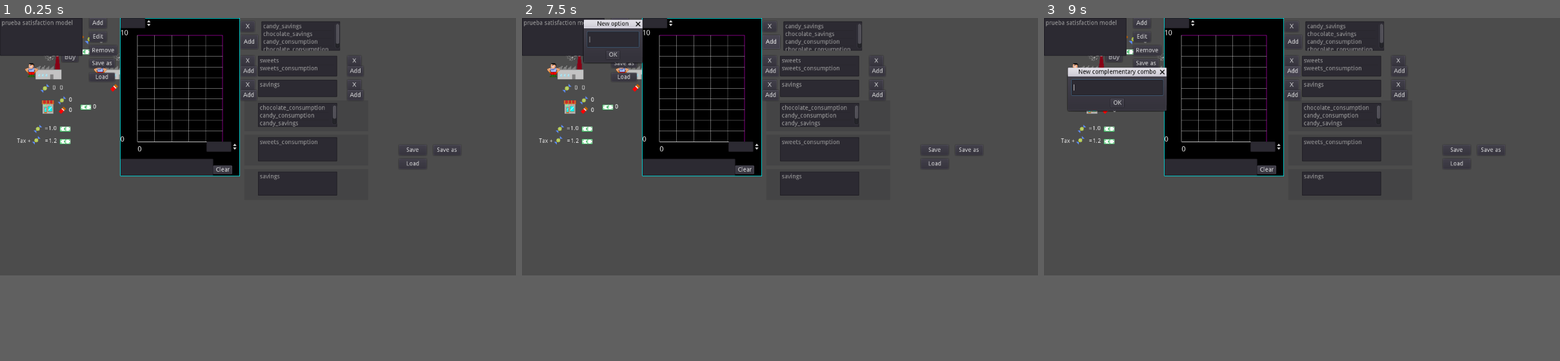
Above: before the commit, frames 1-3 (left to right).
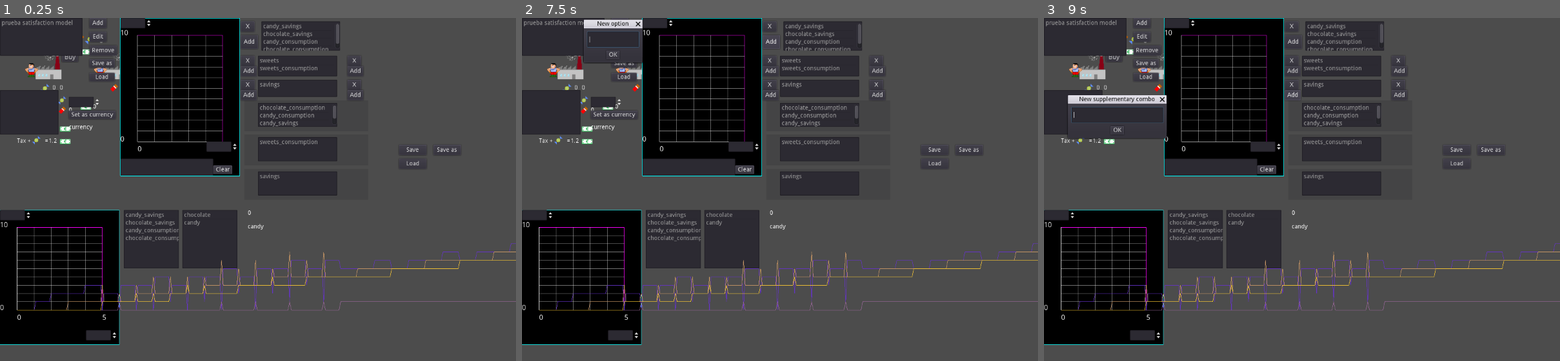
Above: after the commit, the same moments.

Repository: carlostgit/Fiat2
Game: Godot game, scene res://Fiat.tscn
The game is run twice, just before and just after one commit, with the same random seed, the same clock (stepped at 60 frames per second) and the same inputs.
Inputs (mouse positions are in pixels of both pictures, inside the frame that each line leads up to):
- Up to frame 1 (0.25 s): no input
- Up to frame 2 (7.5 s): click "Edit" at 0.5 s; click (614, 90) at 1.25 s, where only the run after the commit has a clickable "Set as currency"; click "Produce" at 2 s; click "Create money" at 2.75 s; click "Send products to market" at 3.5 s; click "Send money to market" at 4.25 s; click "Calculate prices" at 5 s; click "Buy" at 5.75 s; click "Buy" at 6.5 s; click "Add" at 7.25 s
- Up to frame 3 (9 s): click "OK" at 8 s; click "Add" at 8.75 s
In our replay, the window is 800x400 before the commit and 800x533 after it. These sizes can differ from the game's own. Grey fills any space a smaller window leaves; there, only what the larger window draws over its background counts as a difference.

The runs differ from the first frame. In frame 1, 15% of the frame differs, in the area x 0-100%, y 21-96%; in frame 2, 15%; in frame 3, 17%, in the area x 0-100%, y 14-96%.

Commit message:
Sigo avanzando en PriceCalculationTesterScene

Diff:
--- a/PriceCalculation/PriceCalculationTesterScene.gd
+++ b/PriceCalculation/PriceCalculationTesterScene.gd
@@ -22,6 +22,7 @@
 	var satisfaction_calculator:SatisfactionCalculator = create_default_satisfaction_model()
 	name_satisf_calc_dic["prueba satisfaction model"] = satisfaction_calculator
 	$SatisfactionModelEditor.set_satisfaction_calculator_ref(satisfaction_calculator)
+	$TradeTesterScene.set_satisfaction_calculator_ref(satisfaction_calculator)
 	update_item_list()
 
 # Called every frame. 'delta' is the elapsed time since the previous frame.
--- a/PriceCalculation/PriceCalculationTesterScene.tscn
+++ b/PriceCalculation/PriceCalculationTesterScene.tscn
@@ -1,8 +1,11 @@
-[gd_scene load_steps=4 format=2]
+[gd_scene load_steps=7 format=2]
 
 [ext_resource path="res://PriceCalculation/PriceCalculationTesterScene.gd" type="Script" id=1]
 [ext_resource path="res://PriceCalculation/SatisfactionModelEditor.tscn" type="PackedScene" id=2]
 [ext_resource path="res://PriceCalculation/AddAcceptDialog.gd" type="Script" id=3]
+[ext_resource path="res://Plotter/Plotter.tscn" type="PackedScene" id=4]
+[ext_resource path="res://PriceCalculation/TradeTesterScene.gd" type="Script" id=5]
+[ext_resource path="res://PriceCalculation/PricesEditor.gd" type="Script" id=6]
 
 [node name="Control" type="Control"]
 anchor_right = 1.0
@@ -100,6 +103,101 @@
 filters = PoolStringArray( "*.col" )
 current_dir = "user://"
 current_path = "user://"
+
+[node name="TradeTesterScene" type="Control" parent="."]
+margin_top = 448.0
+margin_right = 40.0
+margin_bottom = 488.0
+script = ExtResource( 5 )
+__meta__ = {
+"_edit_use_anchors_": false
+}
+
+[node name="PriceLabel" type="Label" parent="TradeTesterScene"]
+margin_left = 576.0
+margin_right = 616.0
+margin_bottom = 16.0
+text = "0"
+__meta__ = {
+"_edit_use_anchors_": false
+}
+
+[node name="CurrencyLabel" type="Label" parent="TradeTesterScene"]
+margin_left = 576.0
+margin_top = 32.0
+margin_right = 680.0
+margin_bottom = 48.0
+text = "currency"
+__meta__ = {
+"_edit_use_anchors_": false
+}
+
+[node name="ProductsItemList" type="ItemList" parent="TradeTesterScene"]
+margin_left = 424.0
+margin_right = 552.0
+margin_bottom = 136.0
+__meta__ = {
+"_edit_use_anchors_": false
+}
+
+[node name="OptionsItemList" type="ItemList" parent="TradeTesterScene"]
+margin_left = 288.0
+margin_right = 416.0
+margin_bottom = 136.0
+__meta__ = {
+"_edit_use_anchors_": false
+}
+
+[node name="Plotter" parent="TradeTesterScene" instance=ExtResource( 4 )]
+
+[node name="XMaxSpinBox" type="SpinBox" parent="TradeTesterScene/Plotter"]
+margin_left = 200.0
+margin_top = 280.0
+margin_right = 274.0
+margin_bottom = 304.0
+min_value = 5.0
+value = 5.0
+
+[node name="YMaxSpinBox" type="SpinBox" parent="TradeTesterScene/Plotter"]
+margin_right = 74.0
+margin_bottom = 24.0
+min_value = 5.0
+value = 5.0
+
+[node name="PricesEditor" type="Control" parent="."]
+margin_left = 8.0
+margin_top = 168.0
+margin_right = 304.0
+margin_bottom = 296.0
+script = ExtResource( 6 )
+__meta__ = {
+"_edit_use_anchors_": false
+}
+
+[node name="ProductItemList" type="ItemList" parent="PricesEditor"]
+margin_left = -8.0
+margin_right = 128.0
+margin_bottom = 104.0
+
+[node name="PriceSpinBox" type="SpinBox" parent="PricesEditor"]
+margin_left = 152.0
+margin_top = 16.0
+margin_right = 226.0
+margin_bottom = 40.0
+
+[node name="SetCurrencyButton" type="Button" parent="PricesEditor"]
+margin_left = 152.0
+margin_top = 48.0
+margin_right = 261.0
+margin_bottom = 68.0
+text = "Set as currency"
+
+[node name="CurrencyLabel" type="Label" parent="PricesEditor"]
+margin_left = 152.0
+margin_top = 80.0
+margin_right = 192.0
+margin_bottom = 94.0
+text = "currency"
 [connection signal="pressed" from="AddButton" to="." method="_on_AddButton_pressed"]
 [connection signal="pressed" from="EditButton" to="." method="_on_EditButton_pressed"]
 [connection signal="pressed" from="RemoveButton" to="." method="_on_RemoveButton_pressed"]
@@ -110,3 +208,6 @@
 [connection signal="pressed" from="LoadButton" to="." method="_on_LoadButton_pressed"]
 [connection signal="file_selected" from="SaveAsFileDialog" to="." method="_on_SaveAsFileDialog_file_selected"]
 [connection signal="file_selected" from="LoadFileDialog" to="." method="_on_LoadFileDialog_file_selected"]
+[connection signal="item_selected" from="TradeTesterScene/OptionsItemList" to="TradeTesterScene" method="_on_OptionsItemList_item_selected"]
+[connection signal="value_changed" from="TradeTesterScene/Plotter/XMaxSpinBox" to="TradeTesterScene" method="_on_XMaxSpinBox_value_changed"]
+[connection signal="value_changed" from="TradeTesterScene/Plotter/YMaxSpinBox" to="TradeTesterScene" method="_on_YMaxSpinBox_value_changed"]
--- /dev/null
+++ b/PriceCalculation/PricesEditor.gd
@@ -0,0 +1,16 @@
+extends Control
+
+
+# Declare member variables here. Examples:
+# var a = 2
+# var b = "text"
+
+
+# Called when the node enters the scene tree for the first time.
+func _ready():
+	pass # Replace with function body.
+
+
+# Called every frame. 'delta' is the elapsed time since the previous frame.
+#func _process(delta):
+#	pass
--- a/PriceCalculation/SatisfactionModelEditor.tscn
+++ b/PriceCalculation/SatisfactionModelEditor.tscn
@@ -288,6 +288,9 @@
 min_value = 5.0
 max_value = 200.0
 value = 5.0
+__meta__ = {
+"_edit_use_anchors_": false
+}
 
 [node name="YMaxSpinBox" type="SpinBox" parent="Plotter"]
 margin_right = 74.0
--- /dev/null
+++ b/PriceCalculation/TradeTesterScene.gd
@@ -0,0 +1,104 @@
+extends Control
+
+
+# Declare member variables here. Examples:
+# var a = 2
+# var b = "text"
+
+const SatisfactionCalculator = preload("res://PriceCalculation/SatisfactionCalculator.gd")
+var _satisfaction_calculator_ref:SatisfactionCalculator = null
+#var _satisfaction_calculator_copy:SatisfactionCalculator = null
+const TradeCalculator = preload("res://PriceCalculation/TradeCalculator.gd")
+var _trade_calculator:TradeCalculator = null
+
+var name_of_model:String = ""
+
+
+# Called when the node enters the scene tree for the first time.
+func _ready():
+	pass # Replace with function body.
+
+
+# Called every frame. 'delta' is the elapsed time since the previous frame.
+#func _process(delta):
+#	pass
+
+func set_satisfaction_calculator_ref(satisf_calculator_arg, name_arg:String=""):
+	_satisfaction_calculator_ref = satisf_calculator_arg
+	self.name_of_model = name_arg
+
+#	He creado un _init en SatisfactionCalculator, que hace de constructor de copia
+#	_satisfaction_calculator_copy = SatisfactionCalculator.new(satisf_calculator_arg)
+	for product in _satisfaction_calculator_ref.get_products():
+		$ProductsItemList.add_item(product)
+
+	for option in _satisfaction_calculator_ref.get_options():
+		$OptionsItemList.add_item(option)
+
+	$CurrencyLabel.set_text(Prices.get_currency())
+
+	_trade_calculator = TradeCalculator.new(_satisfaction_calculator_ref)
+
+	draw_test()
+
+func _on_OptionsItemList_item_selected(index):
+#	Selecciono el producto asociado
+	var option:String = $OptionsItemList.get_item_text(index)
+	var option_product_dict:Dictionary = _satisfaction_calculator_ref.get_option_product_dict()
+	if option_product_dict.has(option):
+		var product:String = option_product_dict[option]
+		for prod_indx in $ProductsItemList.get_item_count():
+			var item_text:String = $ProductsItemList.get_item_text(prod_indx)
+			if item_text == product:
+				$ProductsItemList.select(prod_indx)
+
+		# Pongo el precio del producto
+		var price:float = Prices.get_price_of_product(product)
+		$PriceLabel.set_text(str(price))
+
+func get_options_for_amount_of_currency(amount_arg:float)->Dictionary:
+	var best_combidict:Dictionary = _trade_calculator.calculate_best_combidict(amount_arg)
+	return best_combidict
+
+func draw_test(max_amount_of_money_arg:float=50.0):
+
+	var option_info:Dictionary = {}
+	for option in _satisfaction_calculator_ref.get_options():
+		option_info[option]=Array()
+
+	var i:float = 0
+	var step:float = 0.1
+	while  i <= max_amount_of_money_arg:
+
+		var money_quant:float = i
+		var best_combidict:Dictionary = _trade_calculator.calculate_best_combidict(money_quant)
+
+		for option in _satisfaction_calculator_ref.get_options():
+			var amount_of_option:float = 0
+			if best_combidict.has(option):
+				amount_of_option = best_combidict[option]
+			option_info[option].append(Vector2(money_quant,amount_of_option))
+
+		i+=step
+
+	var count:int = 0
+	for option_idx in $OptionsItemList.get_item_count():
+		count+=1
+		var option_text:String = $OptionsItemList.get_item_text(option_idx)
+
+		var red = float(count)/5.0+0.2
+		var green = float(count)/5.0+0.0
+		var blue = float(-count)/5.0+1.0
+		var color:Color = Color(red,green,blue)
+
+		$Plotter.add_point_group(option_idx, option_info[option_text], color, option_text)
+
+
+
+
+func _on_XMaxSpinBox_value_changed(value):
+	$Plotter.set_max_x_axis_value(value)
+
+
+func _on_YMaxSpinBox_value_changed(value):
+	$Plotter.set_max_y_axis_value(value)
--- a/project.godot
+++ b/project.godot
@@ -32,6 +32,7 @@
 [display]
 
 window/size/width=1200
+window/size/height=800
 
 [rendering]
 
Not shown: 1 places in Fiat.tscn that only renumber resources
